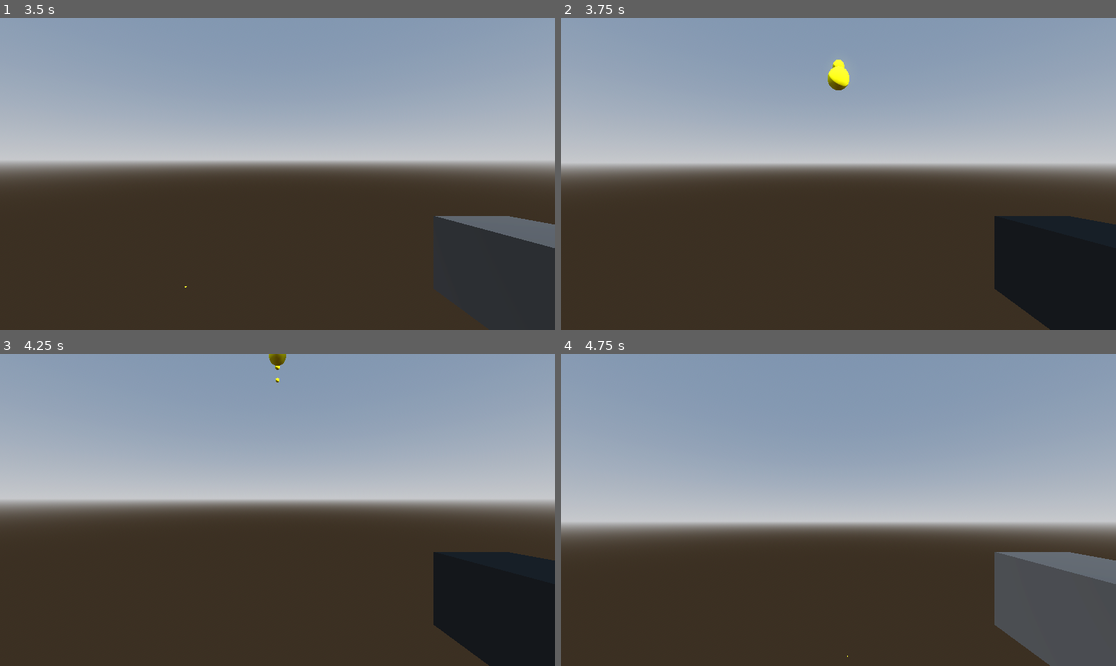
Above: before the commit, frames 1-4 (two rows, left to right).
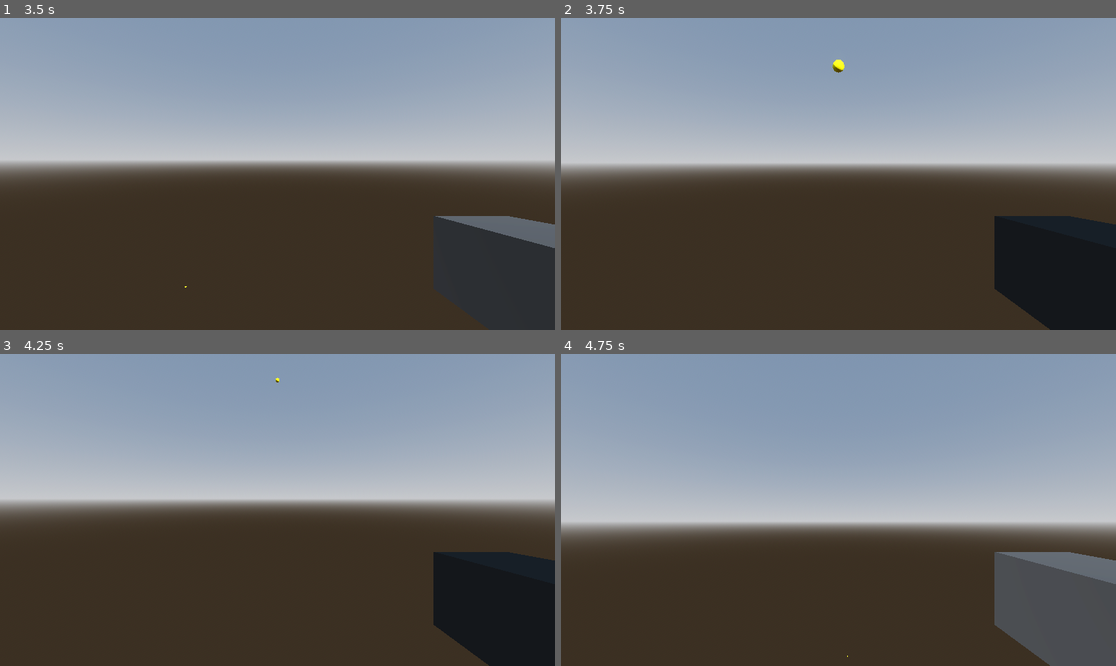
Above: after the commit, the same moments.

Repository: UselessFodder/Filthy_Neon_FPS_Project
Game: Godot game, scene res://world.tscn
The game is run twice, just before and just after one commit, with the same random seed, the same clock (stepped at 60 frames per second) and the same inputs.
Inputs (mouse positions are in pixels of both pictures, inside the frame that each line leads up to):
- Up to frame 1 (3.5 s): tap Enter (ui_accept) at 0.5, 0.77, 1.52, 2.75, 3.02 s; move the mouse to (305, 174) at 0.52 s; hold Ctrl (crouch) 0.53-1.28 s; hold Up (ui_up) from 0.53 s (still down); move the mouse to (249, 174) at 1.27 s; click (249, 174) at 1.35 s; move the mouse to (288, 167) at 2.02 s; hold Shift (sprint) 2.03-2.78 s; move the mouse to (271, 180) at 2.77 s; tap Ctrl (crouch) at 2.85 s
- Up to frame 2 (3.75 s): keep holding Up (ui_up); tap Enter (ui_accept) at 3.5 s; move the mouse to (877, 177) at 3.52 s; press the mouse at (877, 177) at 3.53 s
- Up to frame 3 (4.25 s): keep holding Up (ui_up); tap Enter (ui_accept) at 3.77 s
- Up to frame 4 (4.75 s): keep holding Up (ui_up); move the mouse to (794, 506) at 4.27 s; release the mouse at (794, 506) at 4.28 s; tap Shift (sprint) at 4.35 s; tap Enter (ui_accept) at 4.52 s

Frame 1 is identical in both runs. In frame 2, 0.2% of the frame differs, in the area x 48-52%, y 15-24%; in frame 3, 0.1%; in frame 4, nothing differs.

Commit message:
Discovered Bullet Jump
Kind of like rocket jumping!

Diff:
--- a/weapon.gd
+++ b/weapon.gd
@@ -2,7 +2,7 @@
 
 @export var is_automatic = true
 const SPEED = 20
-const RATE_OF_FIRE = 600.0
+const RATE_OF_FIRE = 120.0
 
 var ready_to_fire = true
 
Binary file added: textures/texturetest.png
Not shown, added: textures/texturetest.png.import
